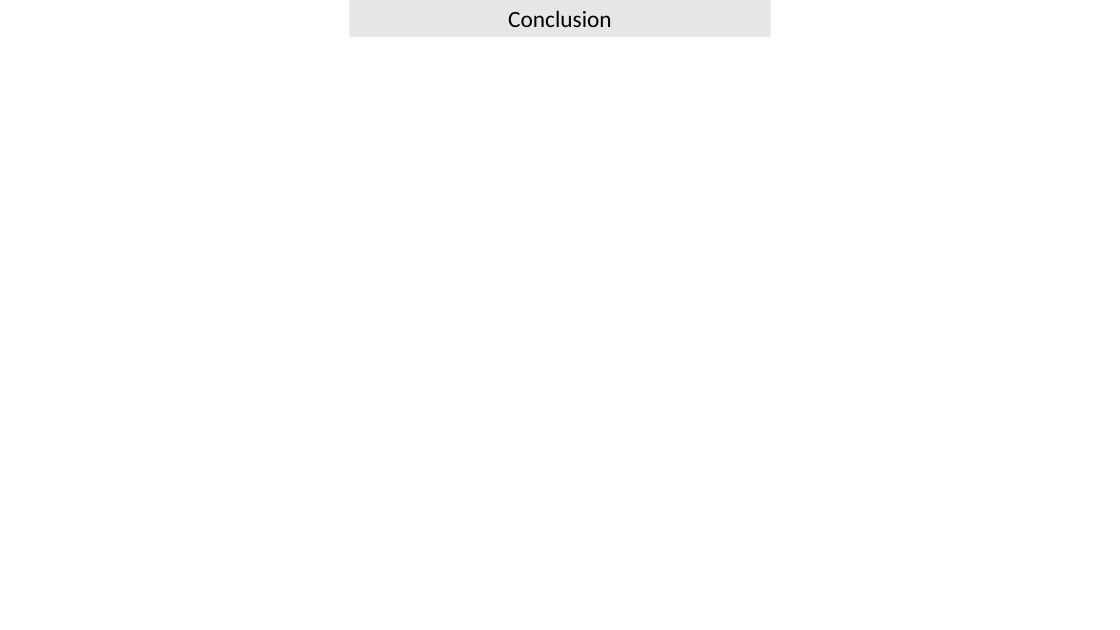
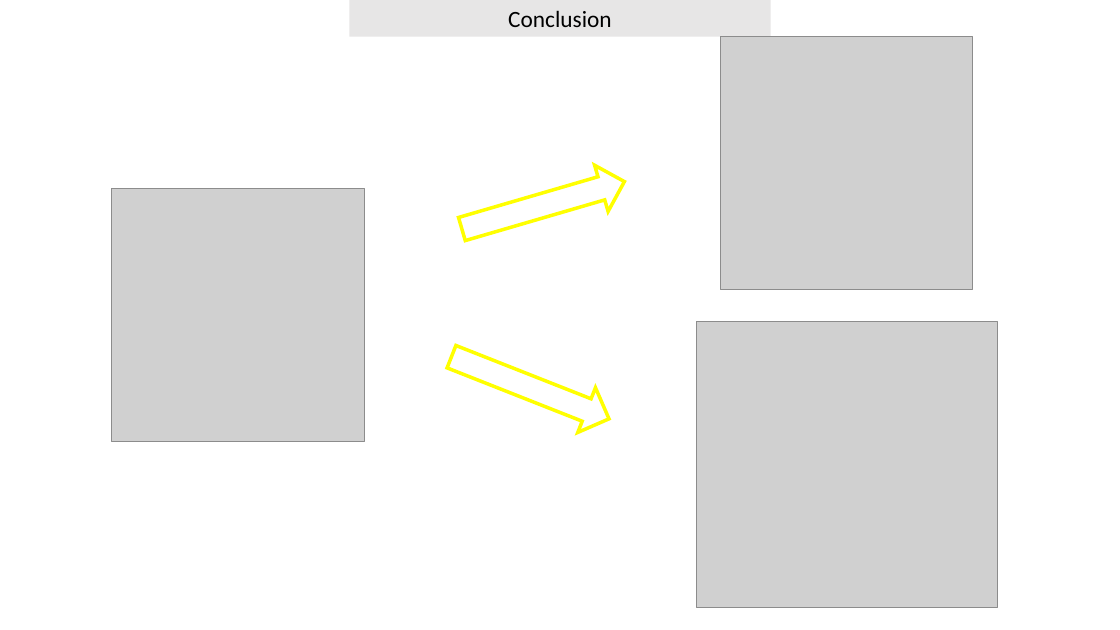
Before and after one commit to NicoJouss/MP_SFL_2019_G4_VICCI, a slide deck: slide 12 of Mini-projet G4 Camoesas-Jousseaume-Lebourhis.pptx. Drawn at 1120x630 pixels with LibreOffice and Linux fonts; fonts in the diff are those of the drawing; grey boxes stand for pictures; background and template pictures are left out. Boxes give left, top, right and bottom in pixels: in the first picture for what was removed or moved away, otherwise in the second. Text is boxed around its words. In the diff, an @@ line names an element or a change of style, - is before the commit and + after.

```diff
--- a/Mini-projet G4 Camoesas-Jousseaume-Lebourhis.pptx
+++ b/Mini-projet G4 Camoesas-Jousseaume-Lebourhis.pptx
@@ picture added at (721,37,974,290) @@
@@ up arrow added at (455,159,631,253), outline #FFFF00 3 pt @@
@@ picture added at (112,189,365,442) @@
@@ picture added at (697,322,997,607) @@
@@ up arrow added at (443,335,618,442), outline #FFFF00 3 pt @@
```
Also in this commit, not shown: 2 other slides changed.
